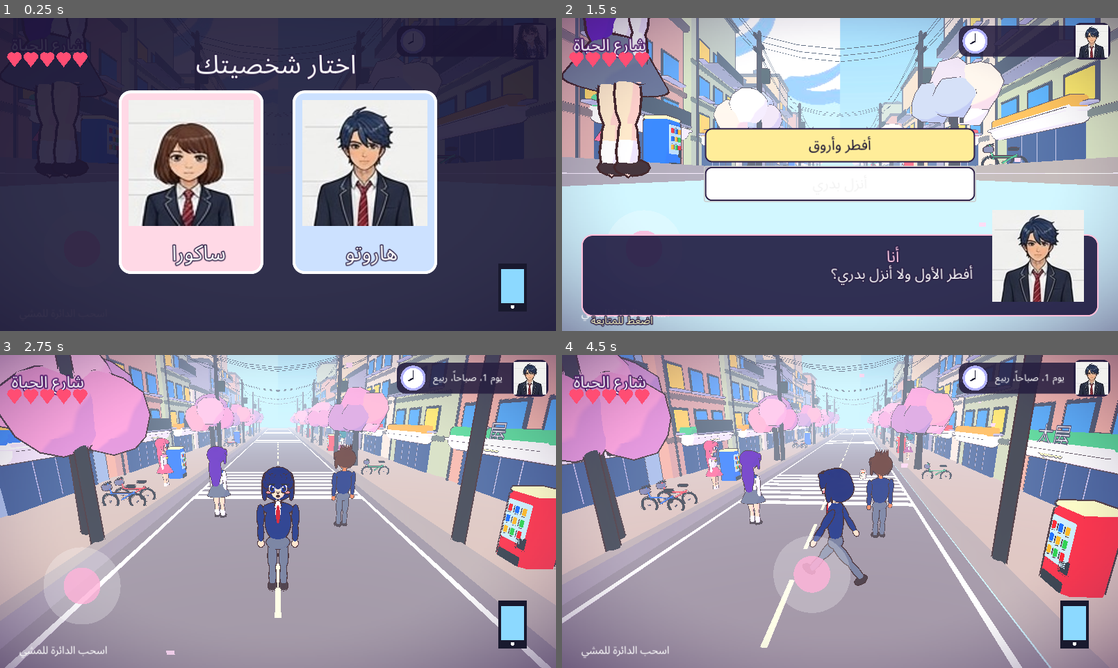
Above: before the commit, frames 1-4 (two rows, left to right).
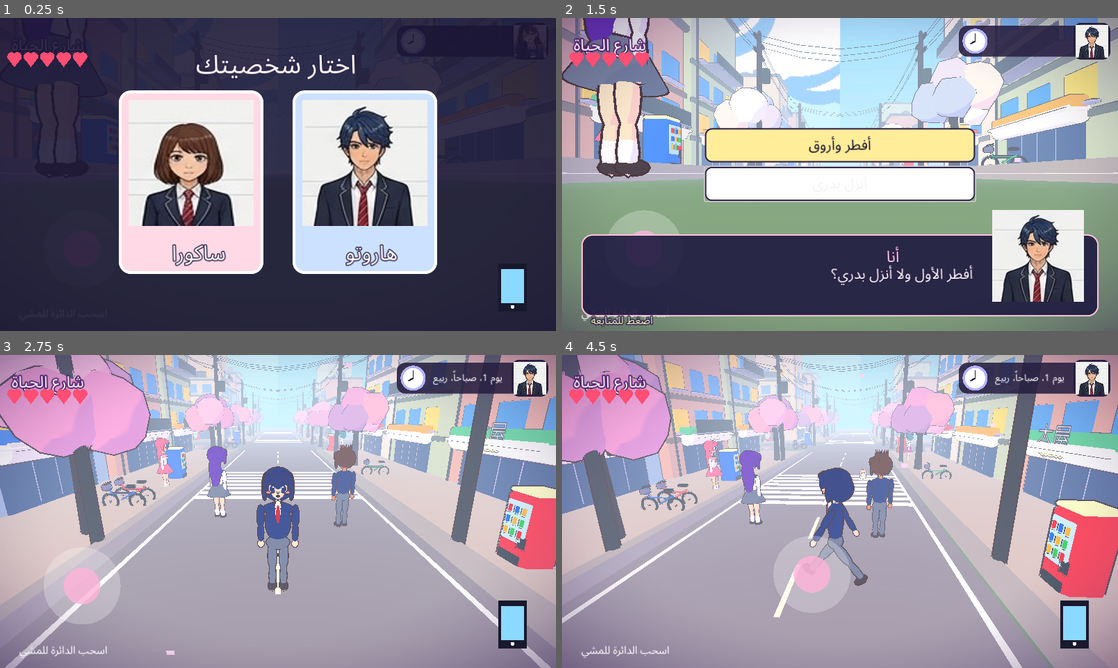
Above: after the commit, the same moments.

Repository: otakucoderstudio/anime-life-game
Game: Godot game, scene res://main.tscn
Same seed, same stepped clock (60 frames per second), same inputs: the game is played once before the commit and once after it.
Inputs (mouse positions are in pixels of both pictures, inside the frame that each line leads up to):
- Up to frame 1 (0.25 s): no input
- Up to frame 2 (1.5 s): tap Enter at 0.5 s; move the mouse to (962, 158) at 0.52 s; hold Right (ui_right) 0.53-1.25 s; click (962, 158) at 0.67 s; drag from (728, 190) to (812, 237) at 1.27 s
- Up to frame 3 (2.75 s): click "أفطر وأروق" at 2 s
- Up to frame 4 (4.5 s): move the mouse to (895, 442) at 2.77 s; hold Right (ui_right) 2.78-3.5 s; drag from (812, 574) to (673, 464) at 3.52 s; move the mouse to (1006, 558) at 4.27 s; hold Left (ui_left) from 4.28 s (still down)

The runs differ from the first frame. In frame 2, 28% of the frame differs, in the area x 0-100%, y 0-100%; in frame 3, 15%; in frame 4, 16%.

Commit message:
Source for v3d-0.11 (bigger neighborhood: grid of streets, chunked rendering)

Diff:
--- a/godot-3d/main.gd
+++ b/godot-3d/main.gd
@@ -44,14 +44,20 @@
 	var mt:=mat(c,outline,th)
 	if batching and (parent==self or (parent is Node3D and parent.get_parent()==self and parent!=player)):
 		var pxf:Transform3D=Transform3D.IDENTITY if parent==self else (parent as Node3D).transform
-		if not batches.has(mt): batches[mt]=SurfaceTool.new()
-		batches[mt].append_from(m,0,pxf*xf)
+		var fx_:=pxf*xf; bt(mt,fx_.origin).append_from(m,0,Transform3D(Basis(),-chunk_o(fx_.origin))*fx_)
 		return MeshInstance3D.new()
 	var n:=MeshInstance3D.new(); n.mesh=m; n.material_override=mt; n.transform=xf; parent.add_child(n); return n
+func chunk_o(o:Vector3)->Vector3:
+	return Vector3(floor(o.x/45.0)*45.0+22.5,0,floor(o.z/45.0)*45.0+22.5)
+func bt(mt:Material,o:Vector3)->SurfaceTool:
+	var key:=str(mt.get_instance_id())+"_"+str(int(floor(o.x/45.0)))+"_"+str(int(floor(o.z/45.0)))
+	if not batches.has(key): batches[key]={"mt":mt,"st":SurfaceTool.new(),"o":chunk_o(o)}
+	return batches[key].st
 func flush_batches():
-	for mt in batches.keys():
-		var st:SurfaceTool=batches[mt]
-		var n:=MeshInstance3D.new(); n.mesh=st.commit(); n.material_override=mt; n.cast_shadow=GeometryInstance3D.SHADOW_CASTING_SETTING_OFF; add_child(n)
+	for k in batches.keys():
+		var e:Dictionary=batches[k]
+		var st:SurfaceTool=e.st
+		var n:=MeshInstance3D.new(); n.mesh=st.commit(); n.material_override=e.mt; n.cast_shadow=GeometryInstance3D.SHADOW_CASTING_SETTING_OFF; n.position=e.o; n.visibility_range_end=(85.0 if absf(e.o.x)<400 else 0.0); add_child(n)
 	batches.clear(); batching=false
 func mesh(parent:Node,m:Mesh,c:Color,pos:=Vector3.ZERO,outline:=true,th:=0.025)->MeshInstance3D:
 	if batching: return mesh_xf(parent,m,c,Transform3D(Basis(),pos),outline,th)
@@ -71,7 +77,7 @@
 	env.background_mode=Environment.BG_SKY; env.sky=s
 	env.ambient_light_source=Environment.AMBIENT_SOURCE_COLOR; env.ambient_light_color=Color(0.86,0.9,1.0); env.ambient_light_energy=0.55
 	env.glow_enabled=false; env.glow_intensity=0.35; env.glow_bloom=0.0; env.glow_hdr_threshold=1.4; env.tonemap_mode=Environment.TONE_MAPPER_FILMIC; env.tonemap_exposure=0.8; env.adjustment_enabled=true; env.adjustment_saturation=1.4; env.adjustment_contrast=1.1; env.adjustment_brightness=1.03
-	env.fog_enabled=true; env.fog_light_color=Color(0.86,0.92,1.0); env.fog_density=0.007
+	env.fog_enabled=true; env.fog_light_color=Color(0.86,0.92,1.0); env.fog_density=0.012
 	var we:=WorldEnvironment.new(); we.environment=env; add_child(we)
 	sun=DirectionalLight3D.new(); sun.rotation_degrees=Vector3(-42,-55,0); sun.light_color=Color(1,0.9,0.72); sun.light_energy=0.7; sun.shadow_enabled=false; sun.directional_shadow_max_distance=60; sun.shadow_blur=2.0; add_child(sun)
 	if OS.has_feature('mobile'):
@@ -79,7 +85,7 @@
 	build_street()
 	build_player()
 	no_outline=false
-	cam=Camera3D.new(); cam.fov=55; add_child(cam)
+	cam=Camera3D.new(); cam.fov=55; cam.far=140.0; add_child(cam)
 	build_ui()
 	var vg:=TextureRect.new(); vg.texture=load('res://art/vignette.png'); vg.expand_mode=TextureRect.EXPAND_IGNORE_SIZE; vg.size=get_viewport().get_visible_rect().size; vg.mouse_filter=Control.MOUSE_FILTER_IGNORE; ui.add_child(vg); ui.move_child(vg,0)
 	petal_fx()
@@ -119,10 +125,75 @@
 		var f:={}; _collect(inst,f); pmeshes[name]=(f.values()[0] as MeshInstance3D).mesh; inst.free()
 	var xf:=Transform3D(Basis(Vector3.UP,deg_to_rad(ry)),pos); var mt:=pmat(tint,acc)
 	if batching:
-		if not batches.has(mt): batches[mt]=SurfaceTool.new()
-		batches[mt].append_from(pmeshes[name],0,xf)
+		bt(mt,pos).append_from(pmeshes[name],0,Transform3D(Basis(),-chunk_o(pos))*xf)
 	else:
 		var n:=MeshInstance3D.new(); n.mesh=pmeshes[name]; n.material_override=mt; n.transform=xf; add_child(n)
+
+func strip(ns:bool,c:float,t0:float,t1:float,gaps:Array):
+	var len:=absf(t1-t0); var mid:=(t0+t1)*0.5
+	var P=func(off:float,t:float,y:float)->Vector3: return Vector3(c+off,y,t) if ns else Vector3(t,y,c+off)
+	var S=func(w:float,l:float,h:float)->Vector3: return Vector3(w,h,l) if ns else Vector3(l,h,w)
+	box(self,S.call(9.0,len,0.2),Color(0.62,0.6,0.6),P.call(0.0,mid,-0.1),false)
+	# segments between gaps
+	var lo:=minf(t0,t1); var hi:=maxf(t0,t1)
+	var cuts:=[[lo,hi]]
+	for g in gaps:
+		var gl:=minf(g.x,g.y); var gh:=maxf(g.x,g.y); var nc:=[]
+		for sg in cuts:
+			if gh<=sg[0] or gl>=sg[1]: nc.append(sg)
+			else:
+				if gl>sg[0]: nc.append([sg[0],gl])
+				if gh<sg[1]: nc.append([gh,sg[1]])
+		cuts=nc
+	for sg in cuts:
+		var l2:float=sg[1]-sg[0]; var m2:float=(sg[0]+sg[1])*0.5
+		if l2<0.5: continue
+		for side in [-1,1]:
+			box(self,S.call(0.14,l2,0.01),Color(1,1,1),P.call(side*4.0,m2,0.02),false)
+			box(self,S.call(5.4,l2,0.35),Color(0.8,0.76,0.72),P.call(side*7.5,m2,0.0),false)
+			box(self,S.call(0.4,l2,0.5),Color(0.72,0.7,0.68),P.call(side*4.9,m2,0.05),false)
+		var n:=int(l2/4.0)
+		for k in range(n): box(self,S.call(0.12,2.2,0.01),Color(0.98,0.98,0.9),P.call(0.0,sg[0]+2.0+k*4.0,0.02),false)
+func overlaps(a0:float,a1:float,gaps:Array)->bool:
+	for g in gaps:
+		if a1>g.x and a0<g.y: return true
+	return false
+func world_row(ns:bool,c:float,t:float,idx:int,sak:bool):
+	var cols=[Color(0.9,0.84,0.72),Color(0.7,0.78,0.85),Color(0.86,0.7,0.62),Color(0.78,0.82,0.7),Color(0.92,0.9,0.86),Color(0.68,0.66,0.74)]
+	var accs=[Color(0.95,0.3,0.3),Color(0.25,0.55,0.95),Color(0.35,0.75,0.5),Color(0.95,0.7,0.2)]
+	for side in [-1,1]:
+		var h:=7.0+float((idx*7+side*3+20)%5)*2.2
+		var vi:int=clampi(int(round((h-7.0)/2.2)),0,4)
+		var pos:=Vector3(c+side*13.5,0,t) if ns else Vector3(t,0,c+side*13.5)
+		var ry:float=(0.0 if side<0 else 180.0) if ns else (-90.0 if side<0 else 90.0)
+		pglb("bld_"+str(vi),pos,ry,cols[(idx+(1 if side>0 else 0))%6],accs[((idx+(1 if side>0 else 0))%6)%4])
+	if sak:
+		var pp:=Vector3(c-5.9,0,t) if ns else Vector3(t,0,c-5.9)
+		sakura(pp,idx)
+	if idx%3==0:
+		var bp:=Vector3(c+6.3,0.2,t-3) if ns else Vector3(t-3,0.2,c+6.3)
+		bike(bp,90.0 if ns else 0.0,Color(0.3,0.5,0.8));
+		var vp:=Vector3(c-6.2,0.2,t+1) if ns else Vector3(t+1,0.2,c-6.2)
+		vending(vp,(90.0 if ns else 0.0) if true else 0.0,Color(0.9,0.2,0.25))
+	if idx%2==0:
+		pole(Vector3(c+5.1,0,t) if ns else Vector3(t,0,c+5.1))
+func build_world():
+	var gA:=Vector2(-28.8,-48.7); var gB:=Vector2(-90,-110)
+	# N-S side streets
+	for x0 in [-70.0,70.0]:
+		strip(true,x0,6.0,-112.0,[gA,gB])
+		for i in range(10):
+			if i==4 or i==5: continue
+			world_row(true,x0,-float(i)*9.5+4,i+int(x0)%7,i%2==0)
+	# E-W avenues
+	for z0 in [-38.75,-100.0]:
+		var gx:=[Vector2(-10.2,10.2),Vector2(59.8,80.2),Vector2(-80.2,-59.8)]
+		strip(false,z0,-112.0,112.0,gx)
+		var m:=-12
+		while m<=11:
+			var x:=9.5*float(m)+4.0
+			if not overlaps(x-4.4,x+4.4,gx): world_row(false,z0,x,m+int(-z0)%5+20,m%2==0)
+			m+=1
 func pole(p:Vector3):
 	pglb("pole",p,0.0)
 
@@ -143,22 +214,18 @@
 	var cols=[Color(0.95,0.3,0.3),Color(0.25,0.55,0.95),Color(0.35,0.75,0.5),Color(0.95,0.7,0.2)]
 	var kind:=i+(1 if side>0 else 0)
 	var vi:int=clampi(int(round((h-7.0)/2.2)),0,4)
-	pglb("bld_"+str(vi),Vector3(side*13.5,0,z),0.0 if side<0 else 180.0,c,cols[kind%4])
+	pglb("bld_"+str(vi),Vector3(side*13.5,0,z),0.0 if side<0 else 180.0,c,cols[(kind%6)%4])
 
 func build_street():
 	batching=true
-	box(self,Vector3(9,0.2,160),Color(0.62,0.6,0.6),Vector3(0,-0.1,-60),false)
-	for i in range(40): box(self,Vector3(0.12,0.01,2.2),Color(0.98,0.98,0.9),Vector3(0,0.02,-i*4.0+6),false)
-	for side in [-1,1]:
-		box(self,Vector3(0.14,0.01,160),Color(1,1,1),Vector3(side*4.0,0.02,-60),false)
-		box(self,Vector3(5.4,0.35,160),Color(0.8,0.76,0.72),Vector3(side*7.5,0.0,-60),false)
-		box(self,Vector3(0.4,0.5,160),Color(0.72,0.7,0.68),Vector3(side*4.9,0.05,-60),false)
+	box(self,Vector3(320,0.2,320),Color(0.55,0.62,0.5),Vector3(0,-0.25,-50),false)
+	strip(true,0.0,6.0,-112.0,[Vector2(-28.8,-48.7),Vector2(-90,-110)])
 	for c in range(4):
 		var zc=-c*36.0-6
 		for k in range(8): box(self,Vector3(8.0,0.01,0.55),Color(1,1,1),Vector3(0,0.025,zc-k*1.0),false)
 	var cols=[Color(0.9,0.84,0.72),Color(0.7,0.78,0.85),Color(0.86,0.7,0.62),Color(0.78,0.82,0.7),Color(0.92,0.9,0.86),Color(0.68,0.66,0.74)]
 	for i in range(10):
-		for side in [-1,1]:
+		for side in ([] if i==4 or i==5 else [-1,1]):
 			var h=7.0+float((i*7+side*3+20)%5)*2.2
 			var z=-float(i)*9.5+4
 			building(side,z,h,cols[(i+(1 if side>0 else 0))%cols.size()],i)
@@ -172,6 +239,7 @@
 			vending(Vector3(-6.2,0.2,-float(i)*9.5-1),90,Color(0.2,0.5,0.9)); bike(Vector3(6.3,0.2,-float(i)*9.5-2),90,Color(0.3,0.7,0.5))
 		if i%2==0:
 			pole(Vector3(-5.1,0,-float(i)*9.5)); pole(Vector3(5.1,0,-float(i)*9.5))
+	build_world()
 	# wires: along street and across
 	for side in [-1,1]:
 		for i in range(0,9,2):
@@ -194,7 +262,7 @@
 	if tree_mat==null: tree_mat=pmat(Color(1,1,1),Color(1,0.78,0.88)).duplicate()
 	if not pmeshes.has(nm): pglb_load(nm)
 	var n:=MeshInstance3D.new(); n.mesh=pmeshes[nm]; n.material_override=tree_mat
-	n.transform=Transform3D(Basis(Vector3.UP,deg_to_rad(float(i*47))),p); add_child(n)
+	n.transform=Transform3D(Basis(Vector3.UP,deg_to_rad(float(i*47))),p); n.visibility_range_end=90.0; add_child(n)
 func pglb_load(name:String):
 	var inst:Node=(load("res://props/"+name+".glb") as PackedScene).instantiate()
 	var f:={}; _collect(inst,f); pmeshes[name]=(f.values()[0] as MeshInstance3D).mesh; inst.free()
@@ -550,7 +618,7 @@
 	if moving:
 		var dir:=Vector3(v.x,0,v.y).normalized()
 		player.position+=dir*v.length()*4.2*dt
-		player.position.x=clamp(player.position.x,bnd.position.x,bnd.end.x); player.position.z=clamp(player.position.z,bnd.position.y,bnd.end.y)
+		player.position=clamp_walk(player.position)
 		var tgt=atan2(dir.x,dir.z)
 		player.rotation.y=lerp_angle(player.rotation.y,tgt,10*dt)
 		walk_t+=dt*9.0*v.length()
@@ -569,6 +637,18 @@
 	petals.position=player.position+Vector3(0,5,-4)
 
 var frames:=0
+
+var walk_rects:=[Rect2(-8.5,-120,17,126),Rect2(-78.5,-114,17,120),Rect2(61.5,-114,17,120),Rect2(-112,-47.25,224,17),Rect2(-112,-108.5,224,17)]
+func clamp_walk(p:Vector3)->Vector3:
+	if in_room!='':
+		return Vector3(clamp(p.x,bnd.position.x,bnd.end.x),p.y,clamp(p.z,bnd.position.y,bnd.end.y))
+	var best:=Vector3.ZERO; var bd:=1e9
+	for r in walk_rects:
+		var q:=Vector3(clamp(p.x,r.position.x,r.end.x),p.y,clamp(p.z,r.position.y,r.end.y))
+		var d:=q.distance_squared_to(p)
+		if d<bd: bd=d; best=q
+	return best
+
 func _physics_process(_d):
 	if "shot" in OS.get_cmdline_user_args():
 		frames+=1
@@ -594,6 +674,7 @@
 			if frames==52 and rk in OS.get_cmdline_user_args(): for p in room_pts: scene_done[p.key]=true
 			if frames==52 and rk in OS.get_cmdline_user_args(): player.position+=Vector3(-2.0,0,-1.5) if rk!='home' else Vector3(-1.5,0,-3.0)
 		if frames==20 and 'street' in OS.get_cmdline_user_args(): scene_layer.visible=false; mode='play'; phone_btn.visible=true; player.position=Vector3(0,0,-20)
+		if frames==20 and 'world' in OS.get_cmdline_user_args(): scene_layer.visible=false; mode='play'; phone_btn.visible=true; player.position=Vector3(0,0,-30)
 		if frames==5 and 'dusk' in OS.get_cmdline_user_args(): hud_min=17.5*60+(14*1440.0 if not "winter" in OS.get_cmdline_user_args() else 22*1440.0); env_t=0.0
 		if frames==59: print('STAT nodes=',get_tree().get_node_count(),' draws=',RenderingServer.get_rendering_info(RenderingServer.RENDERING_INFO_TOTAL_DRAW_CALLS_IN_FRAME),' prims=',RenderingServer.get_rendering_info(RenderingServer.RENDERING_INFO_TOTAL_PRIMITIVES_IN_FRAME))
 		if frames==60:
Binary file changed: godot-3d/props/bld_0.glb
Binary file changed: godot-3d/props/bld_1.glb
Binary file changed: godot-3d/props/bld_2.glb
Binary file changed: godot-3d/props/bld_3.glb
Binary file changed: godot-3d/props/bld_4.glb
